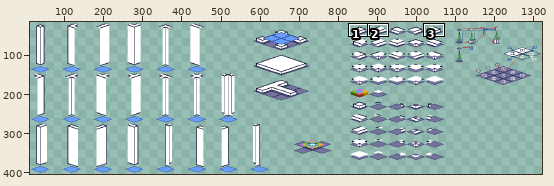
Pixel-art file -- assets/images/scratchpad.aseprite. Above, an overview of the earlier version with the close-up marked.
Close-up. The starting point:
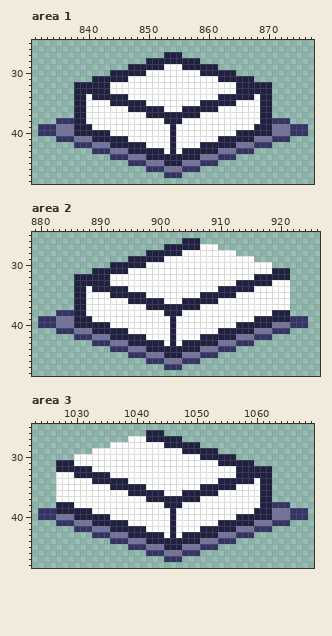
1344x416 pixels, 1 frame. Shown: area 1: x 831..877, y 25..48; area 2: x 879..926, y 25..48; area 3: x 1023..1069, y 25..48. The wide view leaves out empty margins. The commit also changed other parts of the picture, which this record leaves out.
Now the later version:
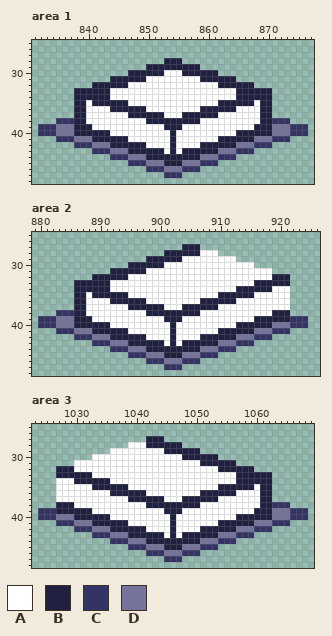
Palette (. is transparent): A #ffffff  B #202040  C #333366  D #73739c
Diff:
layer "walls and floors #2" removed
Area 1, layer "floors":
Colour B gives way to colour A in row 34 at x 844 to 846 and 862 to 864; in row 35 at x 847 to 849 and 859 to 861; in row 36 at x 850 to 852 and 856 to 858; in row 37 at x 853 to 855.
Colour A gives way to colour B in row 29 at x 853 to 855; in row 30 at x 850 to 852 and 856 to 858; in row 31 at x 847 to 849 and 859 to 861; in row 32 at x 844 to 846 and 862 to 864; in row 34 at x 840 and 868; in row 35 at x 841 to 843 and 865 to 867.
Colour A gives way to colour B in row 36 at x 844 to 846 and 862 to 864; in row 37 at x 847 to 849 and 859 to 861; in row 38 at x 850 to 852 and 856 to 858; in row 39 at x 853 and 855.
The author cleared colour B in row 27 at x 853 to 855; in row 28 at x 850 to 852 and 856 to 858; in row 29 at x 847 to 849 and 859 to 861; in row 30 at x 844 to 846 and 862 to 864; in row 31 at x 841 to 843 and 865 to 867; in row 32 at x 838 to 840 and 868 to 870.
Area 2, layer "floors":
Colour B gives way to colour A in row 32 at x 916 to 918; in row 33 at x 913 to 915; in row 34 at x 892 to 894 and 910 to 912; in row 35 at x 895 to 897 and 907 to 909; in row 36 at x 898 to 900 and 904 to 906; in row 37 at x 901 to 903.
Colour A gives way to colour B in row 28 at x 904 to 906; in row 29 at x 901 to 903; in row 30 at x 898 to 900; in row 31 at x 895 to 897; in row 32 at x 892 to 894; in row 33 at x 919 to 921.
Colour A gives way to colour B in row 34 at x 888 and 916 to 918; in row 35 at x 889 to 891 and 913 to 915; in row 36 at x 892 to 894 and 910 to 912; in row 37 at x 895 to 897 and 907 to 909; in row 38 at x 898 to 900 and 904 to 906; in row 39 at x 901 and 903.
The author cleared colour A in row 27 at x 907 to 909; in row 28 at x 910 to 912; in row 29 at x 913 to 915; in row 30 at x 916 to 918.
The author cleared colour B in row 26 at x 904 to 906; in row 27 at x 901 to 903; in row 28 at x 898 to 900; in row 29 at x 895 to 897; in row 30 at x 892 to 894; in row 31 at x 889 to 891 and 919 to 921.
The author cleared colour B in row 32 at x 886 to 888.
Area 3, layer "floors":
Colour B gives way to colour A in row 32 at x 1030 to 1032; in row 33 at x 1033 to 1035; in row 34 at x 1036 to 1038 and 1054 to 1056; in row 35 at x 1039 to 1041 and 1051 to 1053; in row 36 at x 1042 to 1044 and 1048 to 1050; in row 37 at x 1045 to 1047.
Colour A gives way to colour B in row 28 at x 1042 to 1044; in row 29 at x 1045 to 1047; in row 30 at x 1048 to 1050; in row 31 at x 1051 to 1053; in row 32 at x 1054 to 1056; in row 33 at x 1027 to 1029.
Colour A gives way to colour B in row 34 at x 1030 to 1032 and 1060; in row 35 at x 1033 to 1035 and 1057 to 1059; in row 36 at x 1036 to 1038 and 1054 to 1056; in row 37 at x 1039 to 1041 and 1051 to 1053; in row 38 at x 1042 to 1044 and 1048 to 1050; in row 39 at x 1045 and 1047.
The author cleared colour A in row 27 at x 1039 to 1041; in row 28 at x 1036 to 1038; in row 29 at x 1033 to 1035; in row 30 at x 1030 to 1032.
The author cleared colour B in row 26 at x 1042 to 1044; in row 27 at x 1045 to 1047; in row 28 at x 1048 to 1050; in row 29 at x 1051 to 1053; in row 30 at x 1054 to 1056; in row 31 at x 1027 to 1029 and 1057 to 1059.
The author cleared colour B in row 32 at x 1060 to 1062.
Where, in picture pixels (left, top, right, bottom), the same in both close-ups:
changed: (74, 52, 272, 130)
changed: (74, 238, 290, 322)
changed: (56, 430, 272, 514)
